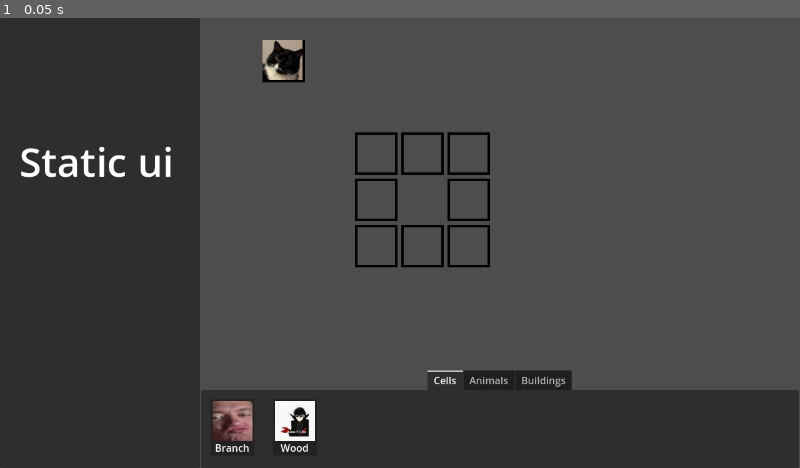
Above: before the commit, frame 1.
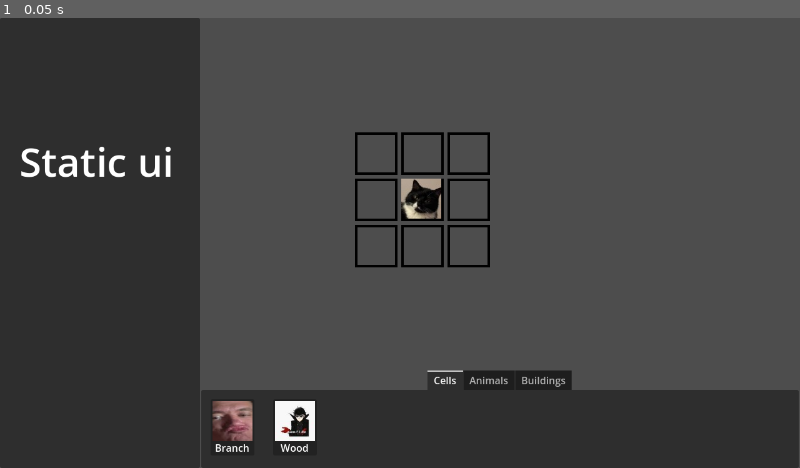
Above: after the commit, the same moment.

Repository: C0ldSt33l/Animal-raft
Game: Godot game, scene res://raft_editor/raft editor.tscn
Same seed, same stepped clock (60 frames per second), same inputs: the game is played once before the commit and once after it.
Inputs:
- Up to frame 1 (0.05 s): no input

The runs differ from the first frame. In frame 1, 1.0% of the frame differs, in the area x 32-56%, y 4-46%.

Commit message:
fix bug with drag and drop of objects

Diff:
--- a/raft_editor/raft/cell.gd
+++ b/raft_editor/raft/cell.gd
@@ -31,7 +31,7 @@
 var _health: int
 # var pos_in_raft := Vector2i(0, 0)
 
-var store_unit: Object = null
+var store_unit: Node2D = null
 var type: TYPE :
 	set(value):
 		type = value
@@ -73,13 +73,14 @@
 		self.store_unit._draw()
 
 
-func attach_unit(unit: Object) -> void:
+func attach_unit(unit: Node2D) -> void:
 	if !self.store_unit:
 		self.cell_has_no_empty_space.emit()
 		return
 
 	print('unit is attached')
 	self.store_unit = unit
+	unit.position = self.position
 
 
 func upgrade() -> void:
--- a/raft_editor/raft/raft.gd
+++ b/raft_editor/raft/raft.gd
@@ -13,30 +13,7 @@
 
 
 func _ready() -> void:
-	var cur_pos := Vector2i.ZERO
-	for row in range(self.ARRAY_SIZE.y):
-		for col in range(self.ARRAY_SIZE.x):
-			var cell := Cell.add_to_scene(self, Cell.TYPE.VOID)
-			cell.position = cur_pos
-			cell.pos_in_raft = Vector2i(col, row)
-			cell.hide()
-
-			self.cells.append(cell)
-
-			cur_pos.x += Cell.CELL_SIZE.x + 10
-
-		cur_pos.y += Cell.CELL_SIZE.y + 10
-		cur_pos.x = 0
-
-	var center := Cell.add_to_scene(self, Cell.TYPE.CENTER)
-	self.set_cell(
-		self.CENTRE_CELL_POS,
-		center
-	)
-	self.set_cell(
-		Vector2i.ZERO,
-		center
-	)
+	self._setup_cells()
 
 	self._make_cells_visible([
 		self.CENTRE_CELL_POS,
@@ -60,12 +37,12 @@
 	return self.cells[index]
 
 
-func set_cell(pos: Vector2i, new_cell: Cell, offset: Vector2 = Vector2.ZERO) -> void:
+func set_cell(pos: Vector2i, new_cell: Cell) -> void:
 	var index := self._coord_to_index(pos)
 	var old_cell := self.cells[index]
 
-	new_cell.position = old_cell.position + offset
-	new_cell.pos_in_raft = old_cell.pos_in_raft
+	new_cell.position = old_cell.position
+	new_cell.pos_in_raft = pos
 	new_cell.is_handle_mouse = true
 
 	self.cells[index] = new_cell
@@ -88,3 +65,31 @@
 	var y := pos.y * self.ARRAY_SIZE.y
 
 	return x + y
+
+
+func _setup_cells() -> void:
+	var cur_pos := Vector2i.ZERO
+	for row in range(self.ARRAY_SIZE.y):
+		for col in range(self.ARRAY_SIZE.x):
+			var cell: Cell
+			if Vector2i(col, row) == self.CENTRE_CELL_POS:
+				cell = Cell.add_to_scene(self, Cell.TYPE.CENTER)
+			else:
+				cell = Cell.add_to_scene(self, Cell.TYPE.VOID)
+			cell.position = cur_pos
+			cell.pos_in_raft = Vector2i(col, row)
+			cell.hide()
+
+			self.cells.append(cell)
+
+			cur_pos.x += Cell.CELL_SIZE.x + 10
+
+		cur_pos.y += Cell.CELL_SIZE.y + 10
+		cur_pos.x = 0
+
+
+func _get_pos_in_raft(pos: Vector2i) -> Vector2:
+	var x := pos.x * Cell.CELL_SIZE.x
+	var y := pos.y * Cell.CELL_SIZE.y
+
+	return Vector2(x, y)
--- a/raft_editor/raft_editor.gd
+++ b/raft_editor/raft_editor.gd
@@ -8,32 +8,26 @@
 @onready var available_object_menu := $"Available object menu" as AvailableObjectMenu
 
 
-var click_on_cell_count := 0
-
 func _ready() -> void:
 	self._setup_card_signal()
 
 
 func _process(_delta: float) -> void:
-	if self.selected_object:
-		self.selected_object.position = self.get_local_mouse_position()
-		if Input.is_action_pressed('click'):
-			for cell in self.raft.cells:
-				if cell.is_mouse_inside:
-					print('click')
-					print('cell at ', cell.pos_in_raft, ' time ', self.click_on_cell_count)
-					self.click_on_cell_count += 1
-					if self.selected_object is Cell:
-						print('cell is setted by coord: ', cell.pos_in_raft)
-						self.raft.set_cell(
-							cell.pos_in_raft,
-							self.selected_object as Cell,
-							self.raft.position
-						)
-					else:
-						cell.attach_unit(selected_object)
+	if !self.selected_object:
+		return
+	self.selected_object.position = self.get_local_mouse_position() - self.raft.position
+	if Input.is_action_pressed('click'):
+		for cell in self.raft.cells:
+			if cell.is_mouse_inside and cell.pos_in_raft != self.raft.CENTRE_CELL_POS:
+				if self.selected_object is Cell:
+					self.raft.set_cell(
+						cell.pos_in_raft,
+						self.selected_object as Cell,
+					)
 					self.selected_object = null
-			pass
+				elif !cell.store_unit:
+					cell.attach_unit(selected_object)
+					self.selected_object = null
 
 
 func _setup_card_signal() -> void:
@@ -46,9 +40,9 @@
 	var new_object: Node2D
 	match name.to_lower():
 		'branch':
-			new_object = Cell.add_to_scene(self, Cell.TYPE.BRANCH)
+			new_object = Cell.add_to_scene(self.raft, Cell.TYPE.BRANCH)
 		'wood':
-			new_object = Cell.add_to_scene(self, Cell.TYPE.WOOD)
+			new_object = Cell.add_to_scene(self.raft, Cell.TYPE.WOOD)
 		_:
 			print("object '", name, "' not exist")
 
